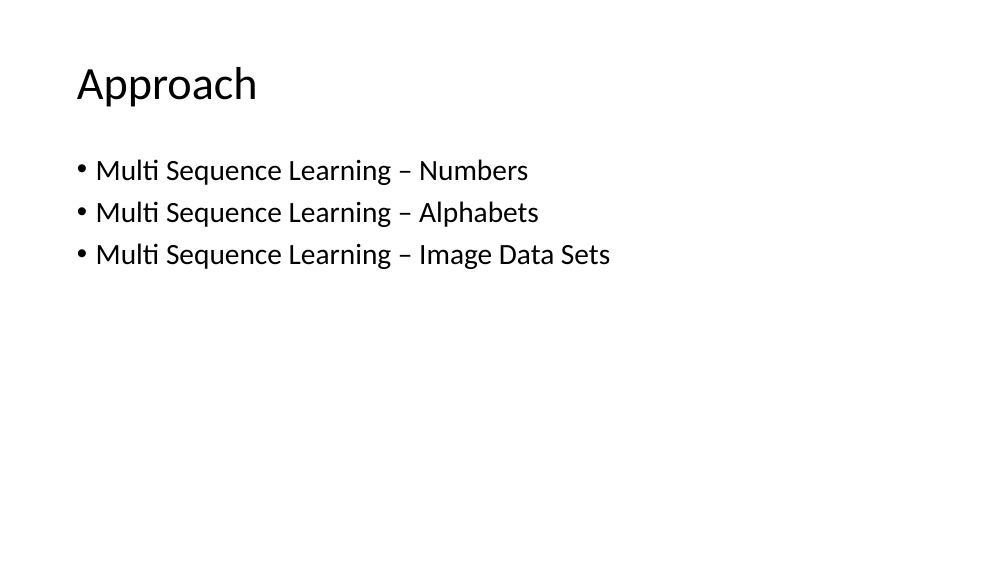
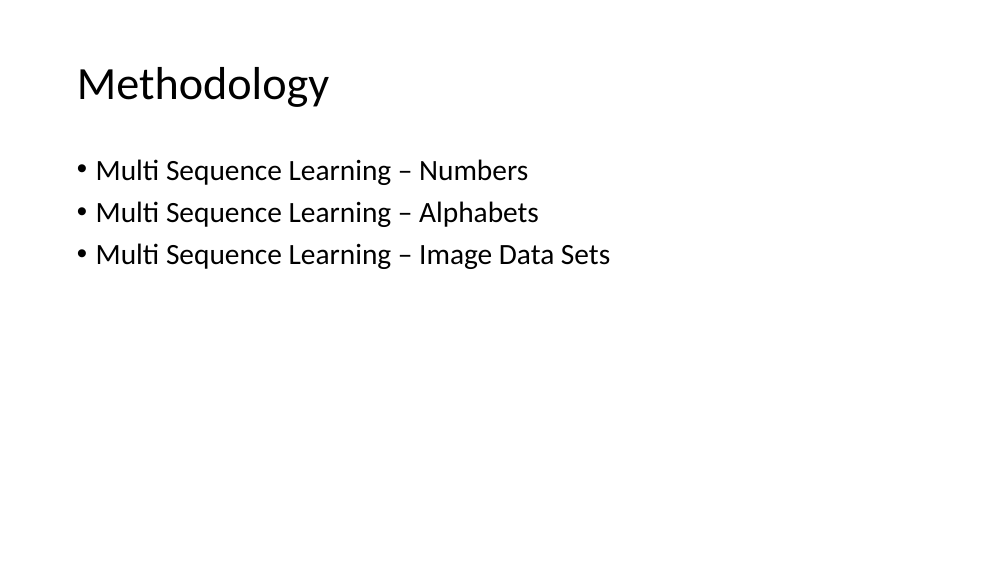
Before and after one commit to harishpalani12/neocortexapi, a slide deck: slide 7 of source/MySEProject/Documentation/Multi Sequence Learning.pptx (slide 3 before the commit). Drawn at 1008x567 pixels with LibreOffice and Linux fonts; fonts in the diff are those of the drawing. Boxes give left, top, right and bottom in pixels: in the first picture for what was removed or moved away, otherwise in the second. Text is boxed around its words. In the diff, an @@ line names an element or a change of style, - is before the commit and + after.

Commit message:
PPT changes

```diff
--- a/source/MySEProject/Documentation/Multi Sequence Learning.pptx
+++ b/source/MySEProject/Documentation/Multi Sequence Learning.pptx
@@ title at <box>77,67,329,107</box>: text changed @@
-Approach
+Methodology
```
Also in this commit, not shown: 1 other slide changed, 5 slides added, 1 other file.
